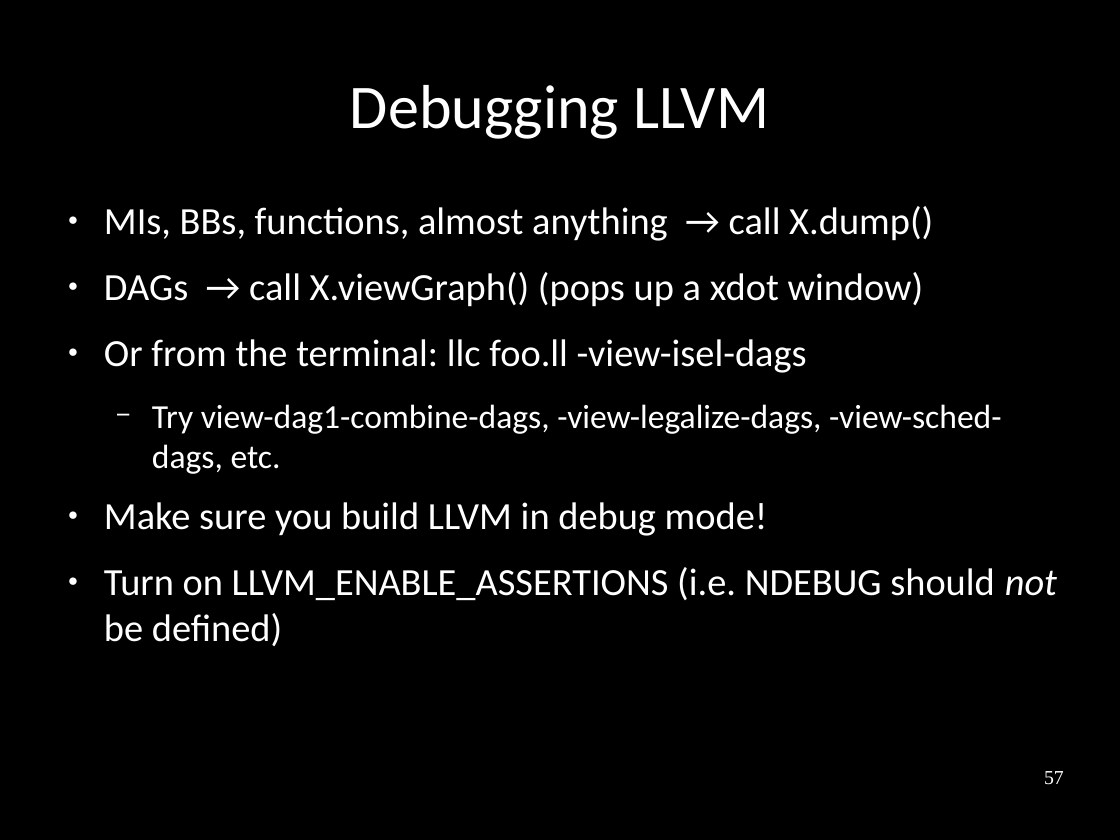
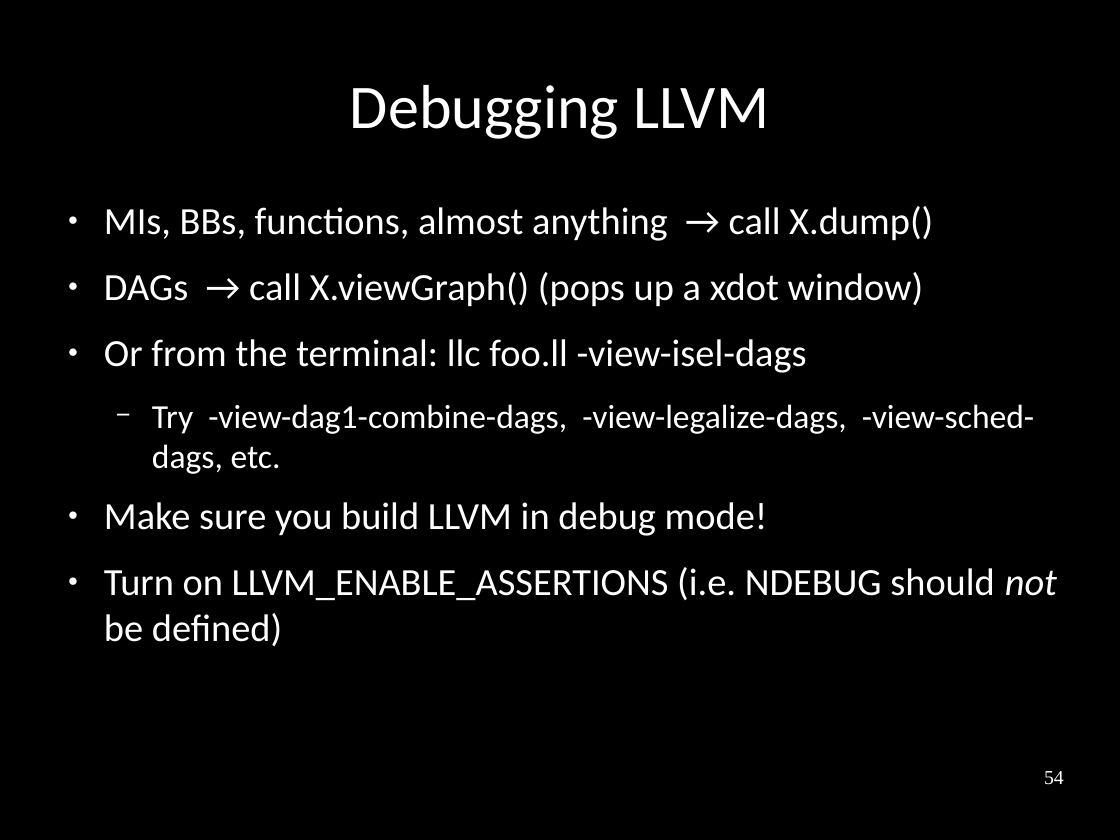
Before and after one commit to frasercrmck/llvm-leg, a slide deck: slide 54 of docs/Codeplay/Slides.odp (slide 57 before the commit). Drawn at 1120x840 pixels with LibreOffice and Linux fonts; fonts in the diff are those of the drawing. Boxes give left, top, right and bottom in pixels: in the first picture for what was removed or moved away, otherwise in the second. Text is boxed around its words. In the diff, an @@ line names an element or a change of style, - is before the commit and + after.

```diff
--- a/docs/Codeplay/Slides.odp
+++ b/docs/Codeplay/Slides.odp
@@ text at (x1=152, y1=404, x2=1034, y2=474): text changed @@
-  − Try view-dag1-combine-dags, -view-legalize-dags, -view-sched-dags, etc.
+  − Try -view-dag1-combine-dags, -view-legalize-dags, -view-sched-dags, etc.
@@ page number at (x1=1044, y1=771, x2=1064, y2=785): text changed @@
-57
+54
```
Also in this commit, not shown: 11 other slides changed, 1 slide removed.
